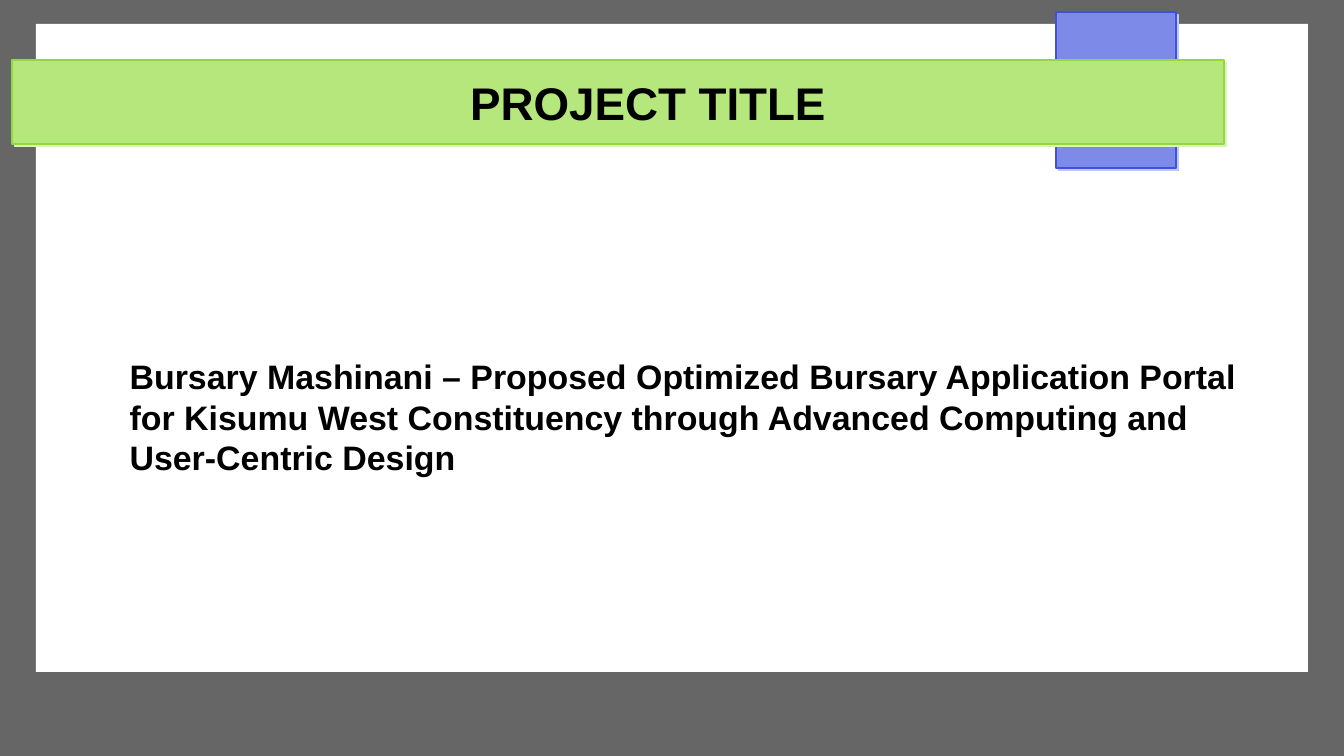
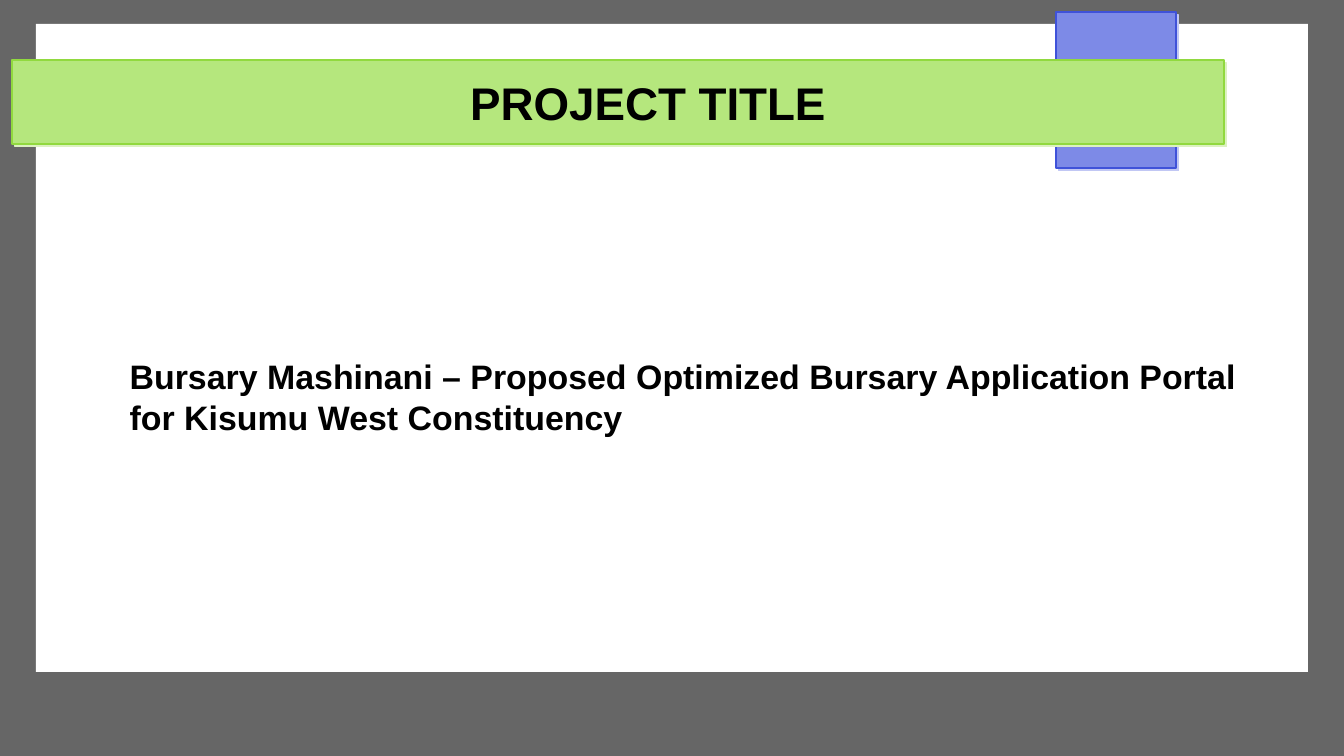
Before and after one commit to Michael-Otieno-Kasuku/Mashinani, a slide deck: slide 3 of docs/proposal/mashinani.odp. Drawn at 1344x756 pixels with LibreOffice and Linux fonts; fonts in the diff are those of the drawing. Boxes give left, top, right and bottom in pixels: in the first picture for what was removed or moved away, otherwise in the second. Text is boxed around its words. In the diff, an @@ line names an element or a change of style, - is before the commit and + after.

```diff
--- a/docs/proposal/mashinani.odp
+++ b/docs/proposal/mashinani.odp
@@ text at <box>130,364,1235,437</box>: text changed @@
-Bursary Mashinani – Proposed Optimized Bursary Application Portal for Kisumu West Constituency through Advanced Computing and User-Centric Design
+Bursary Mashinani – Proposed Optimized Bursary Application Portal for Kisumu West Constituency
```
Also in this commit, not shown: 7 other slides changed, 1 other file.
